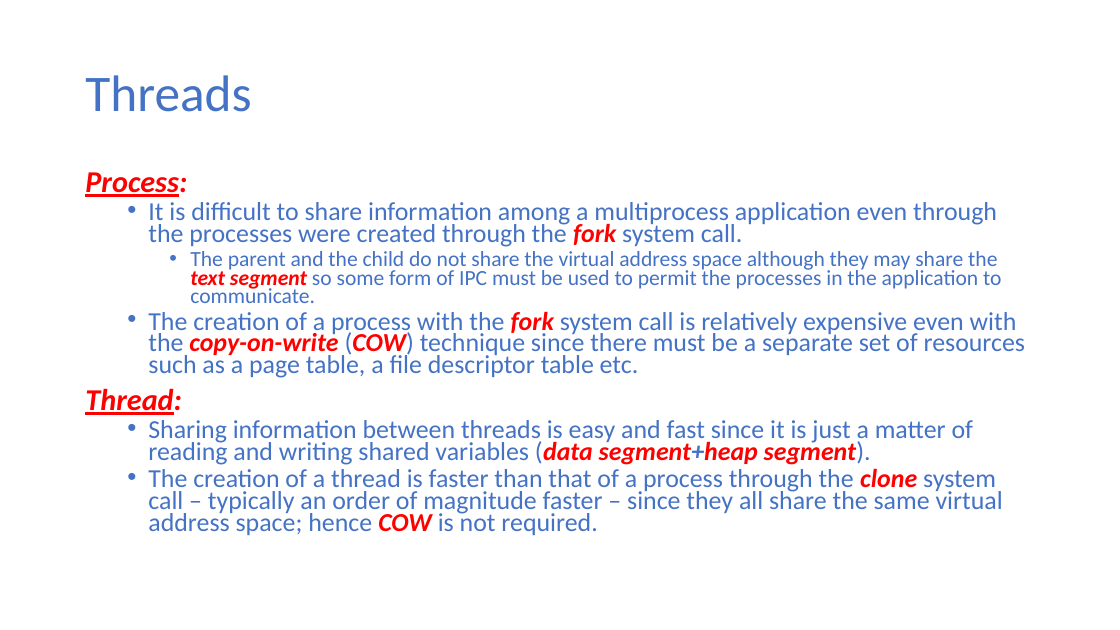
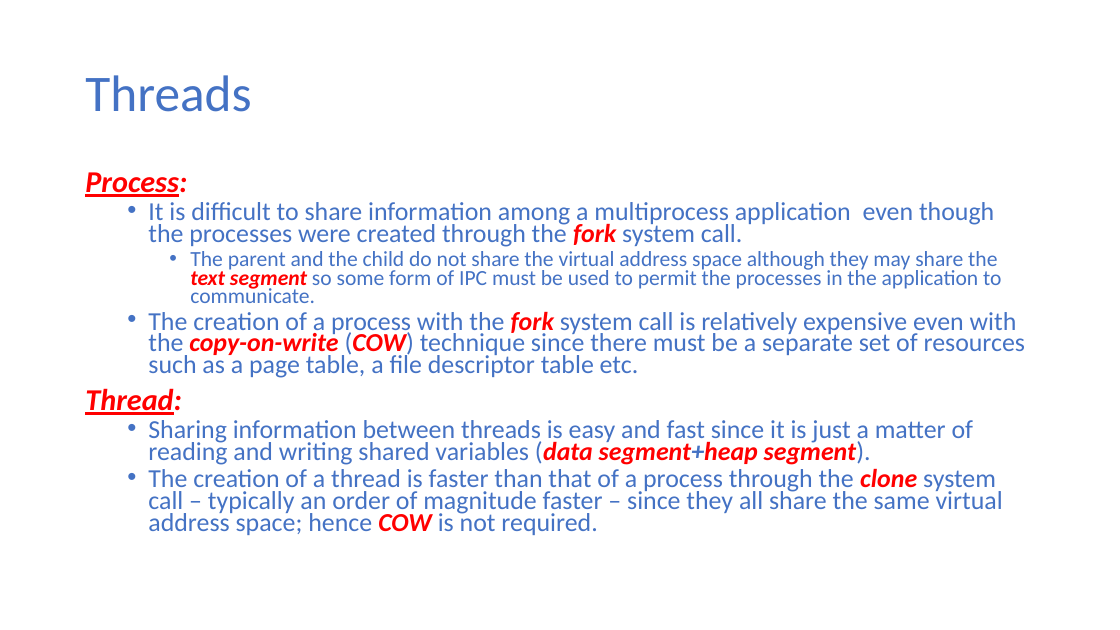
Before and after one commit to ekkapotc/PC, a slide deck: slide 16 of Slides/Lecture 3.pptx. Drawn at 1120x630 pixels with LibreOffice and Linux fonts; fonts in the diff are those of the drawing. Boxes give left, top, right and bottom in pixels: in the first picture for what was removed or moved away, otherwise in the second. Text is boxed around its words. In the diff, an @@ line names an element or a change of style, - is before the commit and + after.

```diff
--- a/Slides/Lecture 3.pptx
+++ b/Slides/Lecture 3.pptx
@@ text at <box>148,202,994,247</box>: text changed @@
-  • It is difficult to share information among a multiprocess application even through the processes were created through the fork system call.
+  • It is difficult to share information among a multiprocess application even though the processes were created through the fork system call.
```
Also in this commit, not shown: 1 other slide changed, 1 other file.
